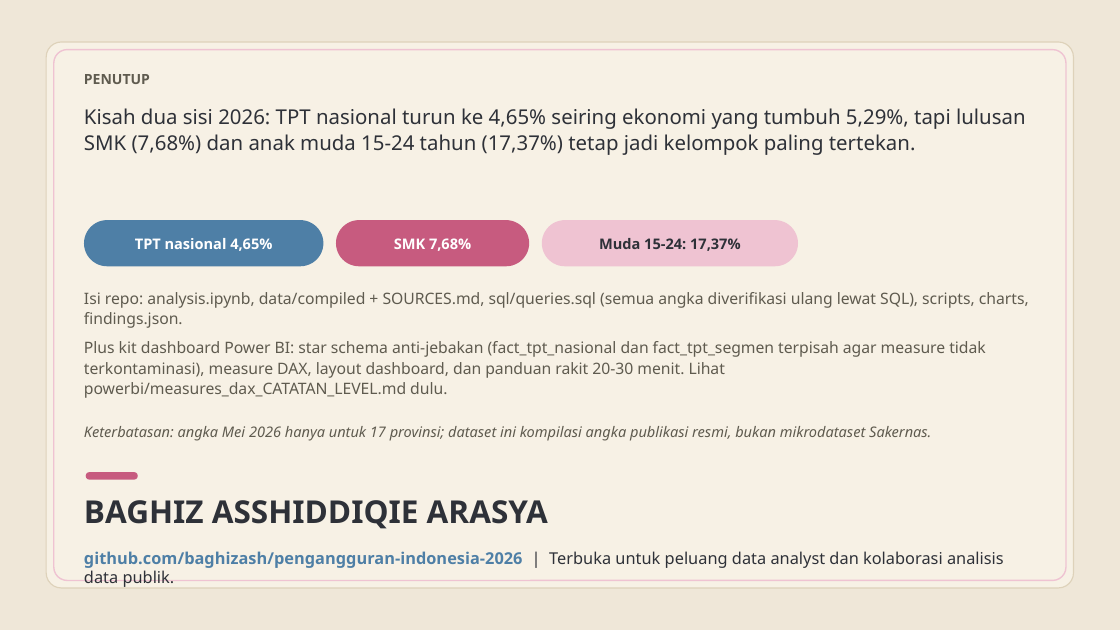
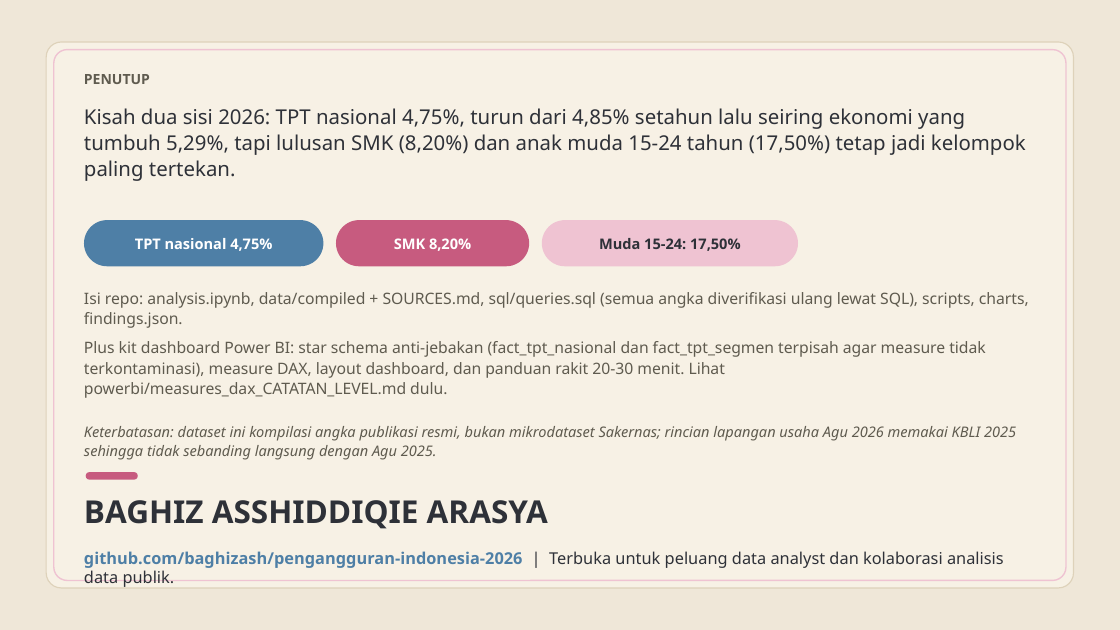
Before and after one commit to baghizash/pengangguran-indonesia-2026, a slide deck: slide 10 of Portofolio-Analisis-Pengangguran-2026.pptx. Drawn at 1120x630 pixels with LibreOffice and Linux fonts; fonts in the diff are those of the drawing. Boxes give left, top, right and bottom in pixels: in the first picture for what was removed or moved away, otherwise in the second. Text is boxed around its words. In the diff, an @@ line names an element or a change of style, - is before the commit and + after.

Commit message:
Update Sakernas Agustus 2026: Portofolio-Analisis-Pengangguran-2026.pptx

```diff
--- a/Portofolio-Analisis-Pengangguran-2026.pptx
+++ b/Portofolio-Analisis-Pengangguran-2026.pptx
@@ text at [84,108,1026,181]: text changed @@
-Kisah dua sisi 2026: TPT nasional turun ke 4,65% seiring ekonomi yang tumbuh 5,29%, tapi lulusan SMK (7,68%) dan anak muda 15-24 tahun (17,37%) tetap jadi kelompok paling tertekan.
+Kisah dua sisi 2026: TPT nasional 4,75%, turun dari 4,85% setahun lalu seiring ekonomi yang tumbuh 5,29%, tapi lulusan SMK (8,20%) dan anak muda 15-24 tahun (17,50%) tetap jadi kelompok paling tertekan.
@@ text at [135,238,272,251]: text changed @@
-TPT nasional 4,65%
+TPT nasional 4,75%
@@ text at [394,238,471,251]: text changed @@
-SMK 7,68%
+SMK 8,20%
@@ text at [599,238,741,251]: text changed @@
-Muda 15-24: 17,37%
+Muda 15-24: 17,50%
@@ text at [84,426,1016,460]: text changed @@
-Keterbatasan: angka Mei 2026 hanya untuk 17 provinsi; dataset ini kompilasi angka publikasi resmi, bukan mikrodataset Sakernas.
+Keterbatasan: dataset ini kompilasi angka publikasi resmi, bukan mikrodataset Sakernas; rincian lapangan usaha Agu 2026 memakai KBLI 2025 sehingga tidak sebanding langsung dengan Agu 2025.
```
Also in this commit, not shown: 9 other slides changed.
